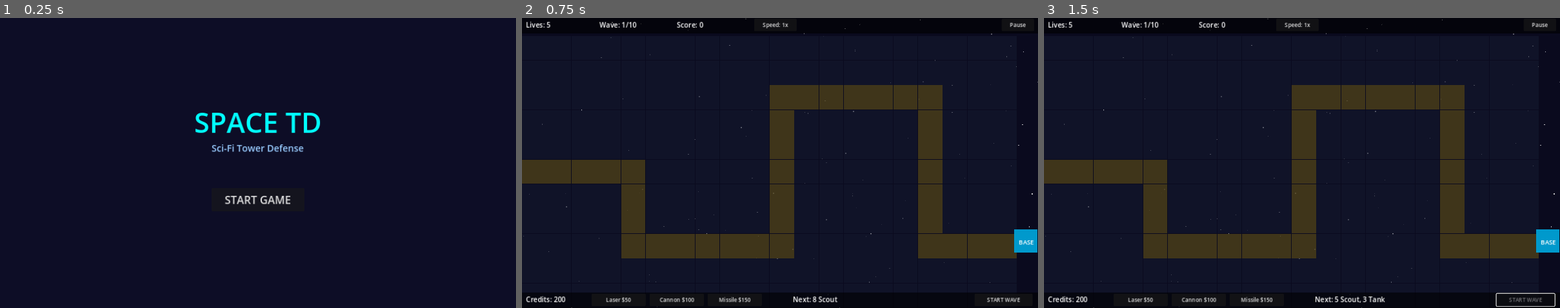
Above: before the commit, frames 1-3 (left to right).
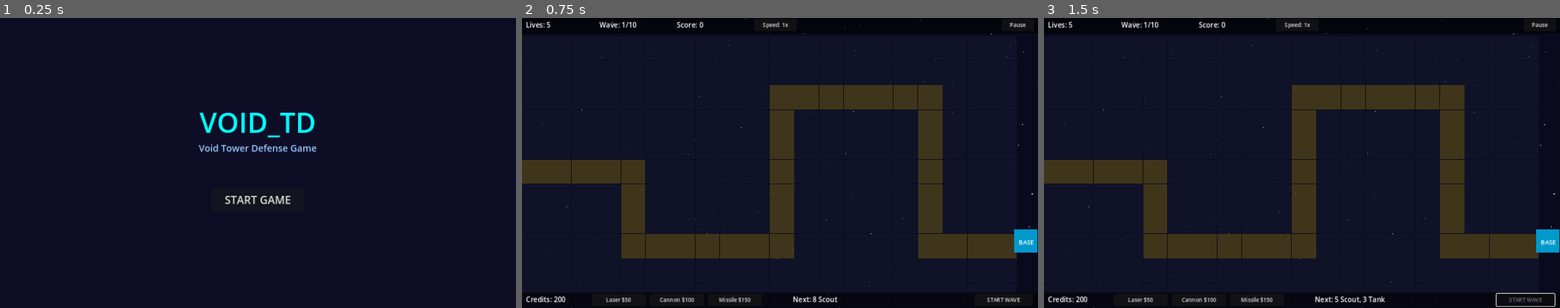
Above: after the commit, the same moments.

Repository: brew354/void_TD
Game: Godot game, scene res://Scenes/MenuScene.tscn
Same seed, same stepped clock (60 frames per second), same inputs: the game is played once before the commit and once after it.
Inputs:
- Up to frame 1 (0.25 s): no input
- Up to frame 2 (0.75 s): click "START GAME" at 0.5 s
- Up to frame 3 (1.5 s): click "START WAVE" at 1.25 s

The runs differ from the first frame. In frame 1, 1.4% of the frame differs, in the area x 37-63%, y 32-47%; in frame 2, nothing differs; in frame 3, nothing differs.

Commit message:
Update menu screen title and subtitle to Void_TD branding
Co-Authored-By: Claude Sonnet 4.6 <noreply@anthropic.com>

Diff:
--- a/Void_TD/Scenes/MenuScene.gd
+++ b/Void_TD/Scenes/MenuScene.gd
@@ -12,7 +12,7 @@
 
 	# Title
 	var title = Label.new()
-	title.text = "SPACE TD"
+	title.text = "VOID_TD"
 	title.position = Vector2(0, 220)
 	title.size = Vector2(1334, 100)
 	title.horizontal_alignment = HORIZONTAL_ALIGNMENT_CENTER
@@ -21,7 +21,7 @@
 	add_child(title)
 
 	var sub = Label.new()
-	sub.text = "Sci-Fi Tower Defense"
+	sub.text = "Void Tower Defense Game"
 	sub.position = Vector2(0, 320)
 	sub.size = Vector2(1334, 40)
 	sub.horizontal_alignment = HORIZONTAL_ALIGNMENT_CENTER
